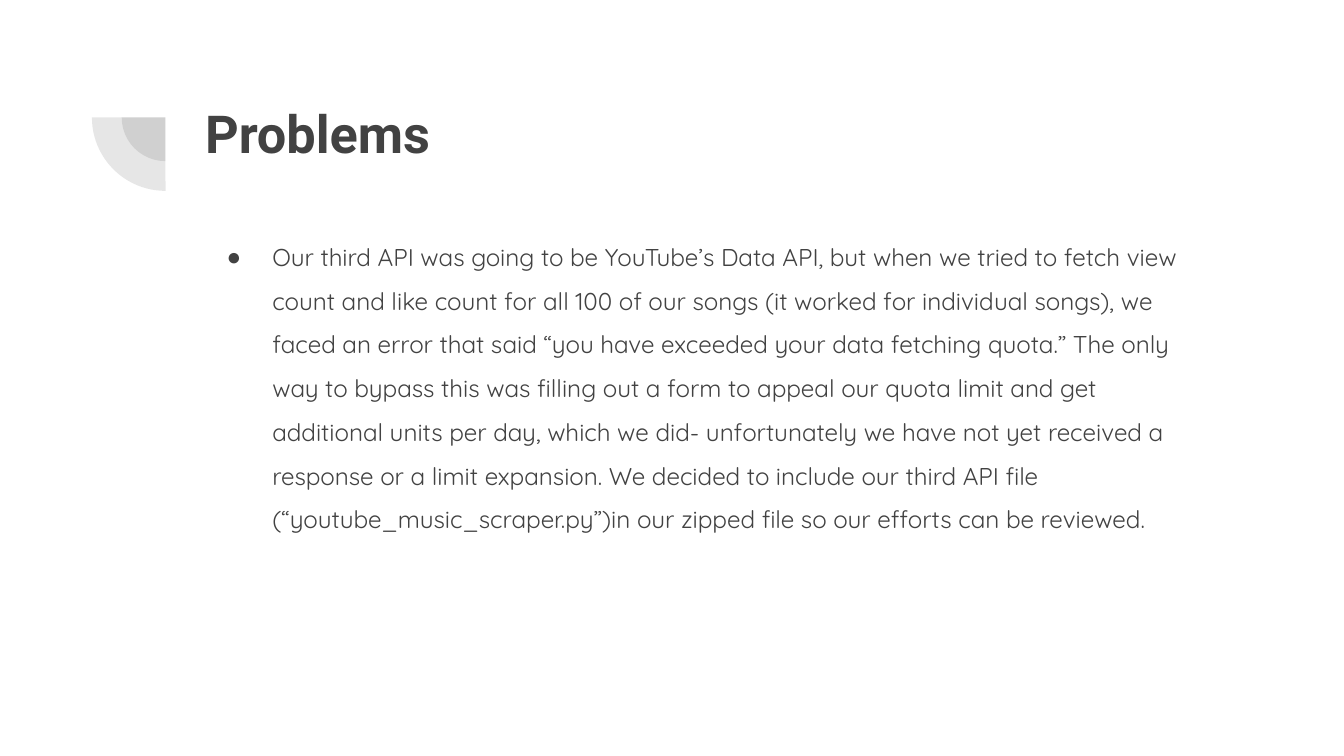
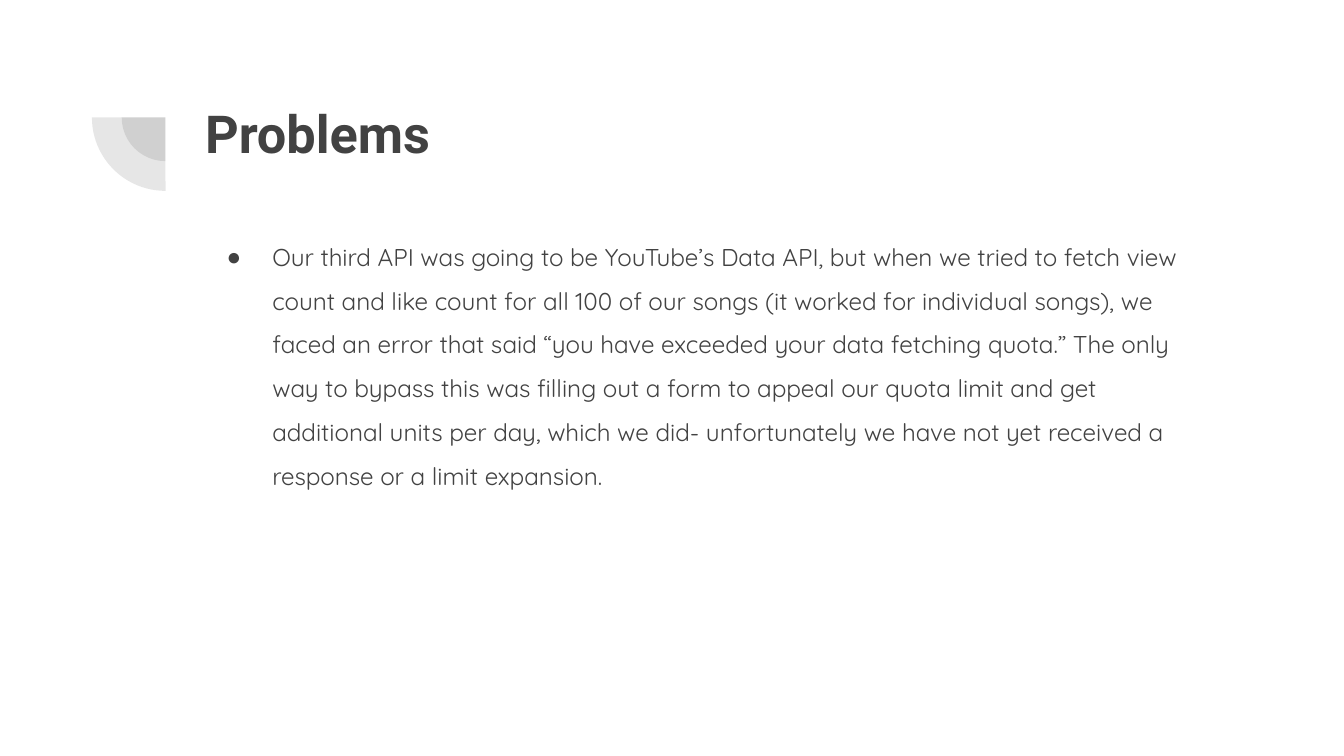
Before and after one commit to ashishvempati/SI206_FinalGroupProject, a slide deck: slide 4 of SI206 Final Project Report.pptx. Drawn at 1344x756 pixels with LibreOffice and Linux fonts; fonts in the diff are those of the drawing. Boxes give left, top, right and bottom in pixels: in the first picture for what was removed or moved away, otherwise in the second. Text is boxed around its words. In the diff, an @@ line names an element or a change of style, - is before the commit and + after.

Commit message:
Final Commit

```diff
--- a/SI206 Final Project Report.pptx
+++ b/SI206 Final Project Report.pptx
@@ text at <box>272,248,1177,490</box>: text changed @@
-● Our third API was going to be YouTube’s Data API, but when we tried to fetch view count and like count for all 100 of our songs (it worked for individual songs), we faced an error that said “you have exceeded your data fetching quota.” The only way to bypass this was filling out a form to appeal our quota limit and get additional units per day, which we did- unfortunately we have not yet received a response or a limit expansion. We decided to include our third API file (“youtube_music_scraper.py”)in our zipped file so our efforts can be reviewed.
+● Our third API was going to be YouTube’s Data API, but when we tried to fetch view count and like count for all 100 of our songs (it worked for individual songs), we faced an error that said “you have exceeded your data fetching quota.” The only way to bypass this was filling out a form to appeal our quota limit and get additional units per day, which we did- unfortunately we have not yet received a response or a limit expansion.
```
